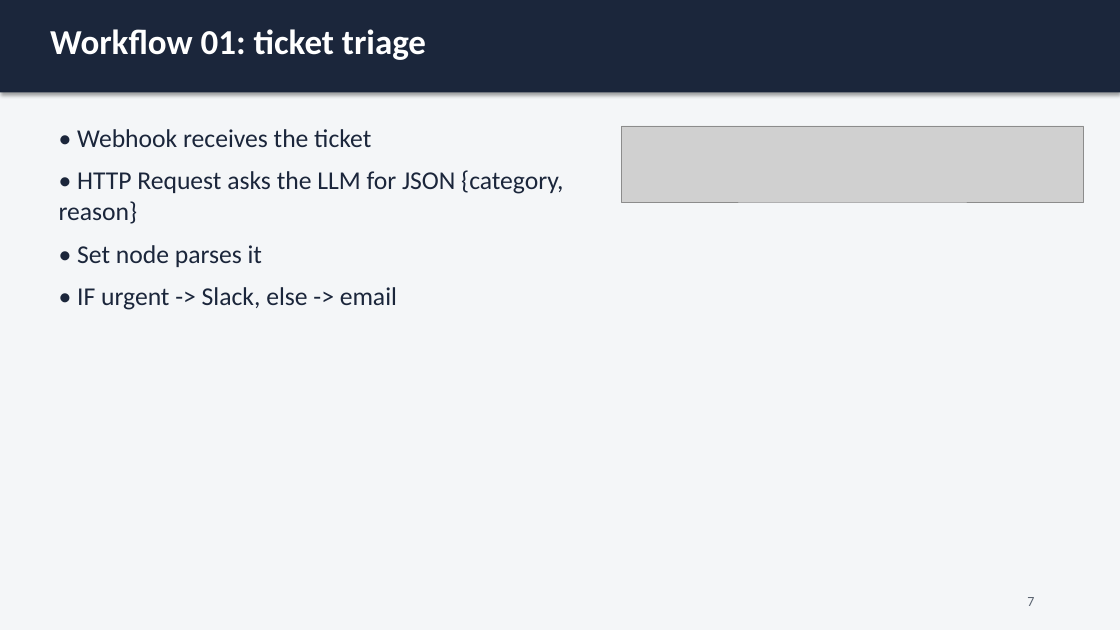
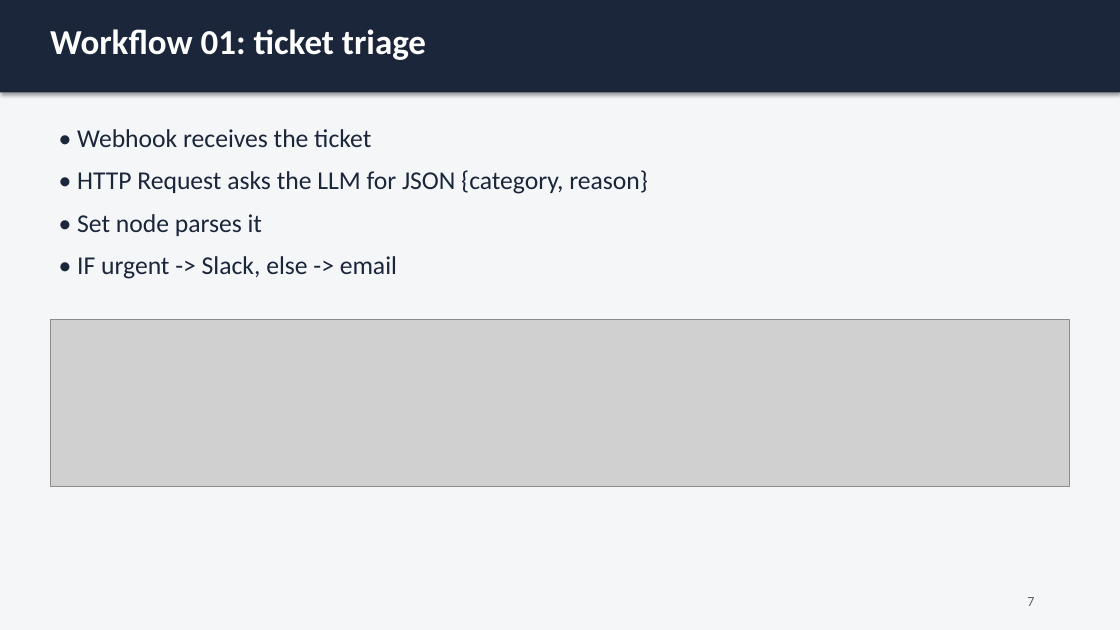
Before and after one commit to vvvvvivekkk/AI-Engineer, a slide deck: slide 8 of 11-ai-automation/slides/11-ai-automation.pptx. Drawn at 1120x630 pixels with LibreOffice and Linux fonts; fonts in the diff are those of the drawing; grey boxes stand for pictures. Boxes give left, top, right and bottom in pixels: in the first picture for what was removed or moved away, otherwise in the second. Text is boxed around its words. In the diff, an @@ line names an element or a change of style, - is before the commit and + after.

```diff
--- a/11-ai-automation/slides/11-ai-automation.pptx
+++ b/11-ai-automation/slides/11-ai-automation.pptx
@@ text "• Webhook receives the ticket" rewrapped from [59,129,563,310] to [77,129,648,279] @@
@@ picture: place and size @@
-picture at [622,126,1084,202]
+picture at [50,319,1070,487]
```
Also in this commit, not shown: 4 other slides changed, 16 other files.
